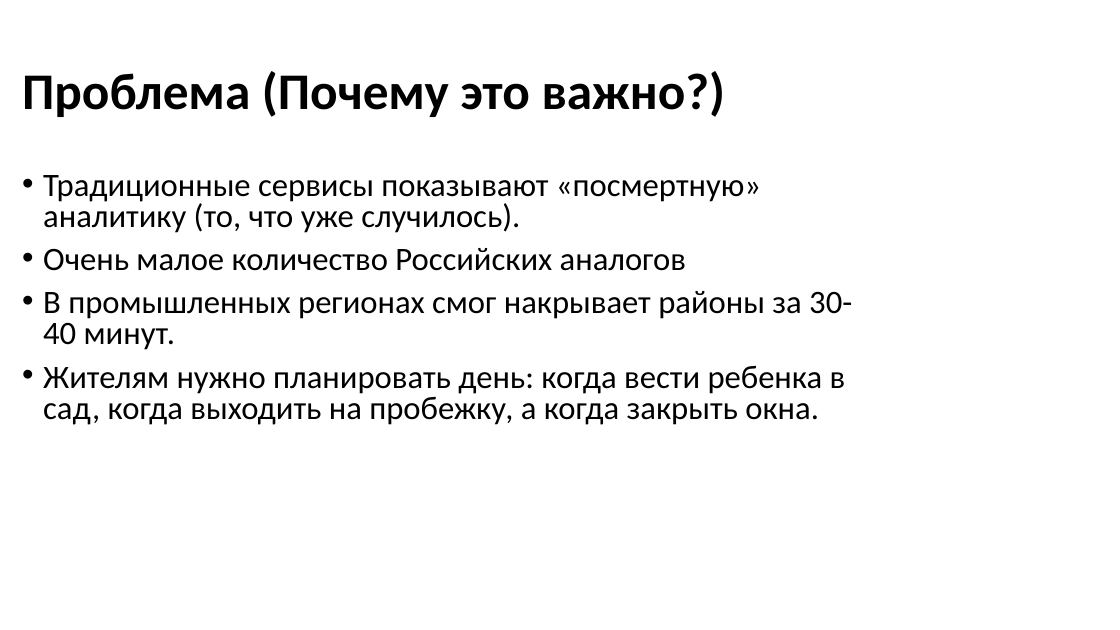
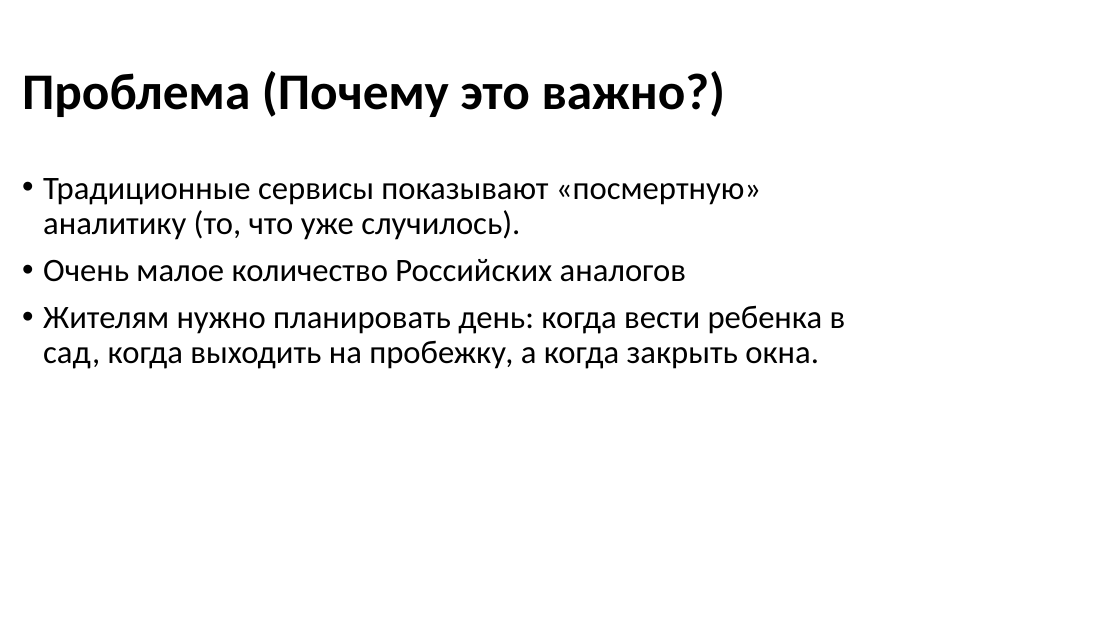
Before and after one commit to RaneKup/AQIbot, a slide deck: slide 3 of Air Project.pptx. Drawn at 1120x630 pixels with LibreOffice and Linux fonts; fonts in the diff are those of the drawing; background and template pictures are left out. Boxes give left, top, right and bottom in pixels: in the first picture for what was removed or moved away, otherwise in the second. Text is boxed around its words. In the diff, an @@ line names an element or a change of style, - is before the commit and + after.

```diff
--- a/Air Project.pptx
+++ b/Air Project.pptx
@@ text "Традиционные сервисы показывают «посмертную» аналитику ..." at [43,178,846,369]: line spacing 0.8 to 0.9 @@
@@ text at [43,291,852,350]: paragraph removed @@
-• В промышленных регионах смог накрывает районы за 30-40 минут.
```
